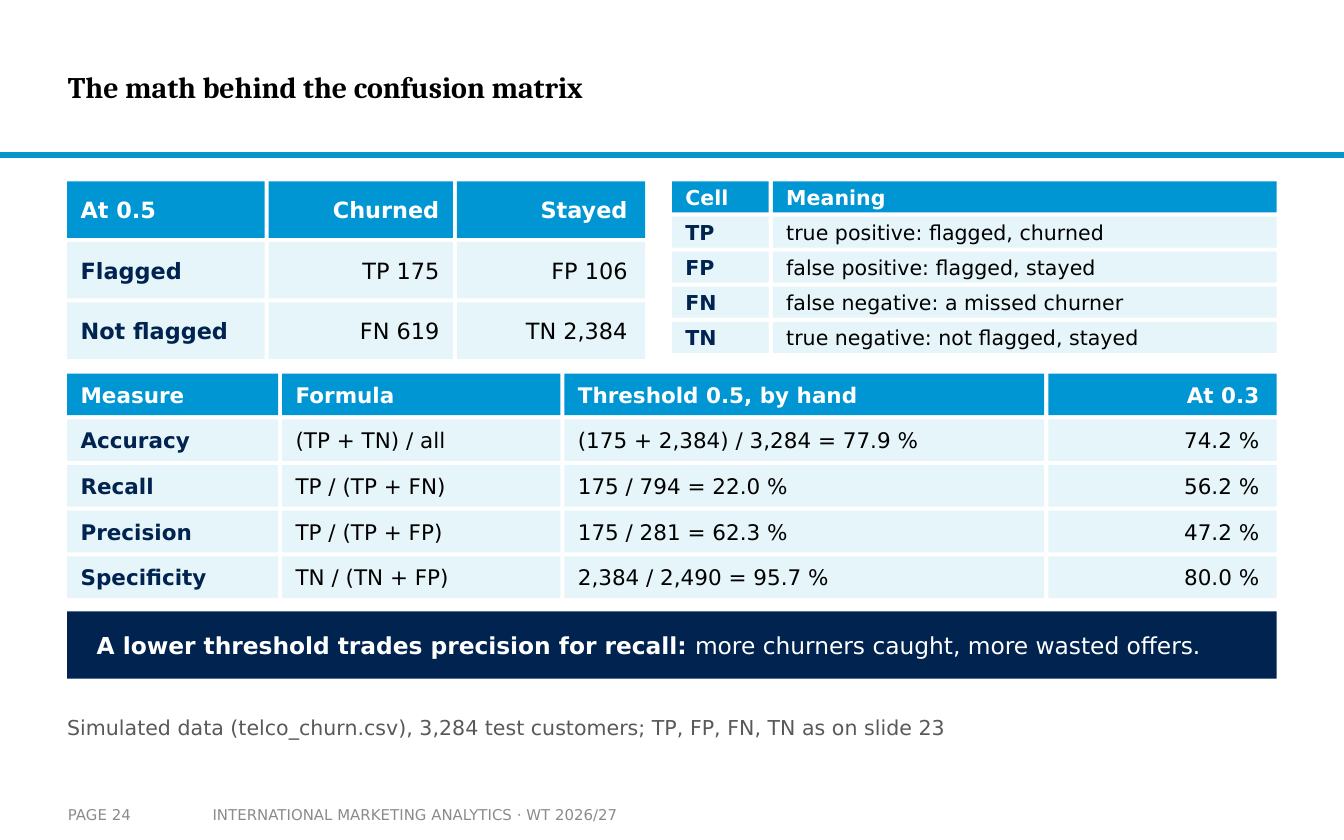
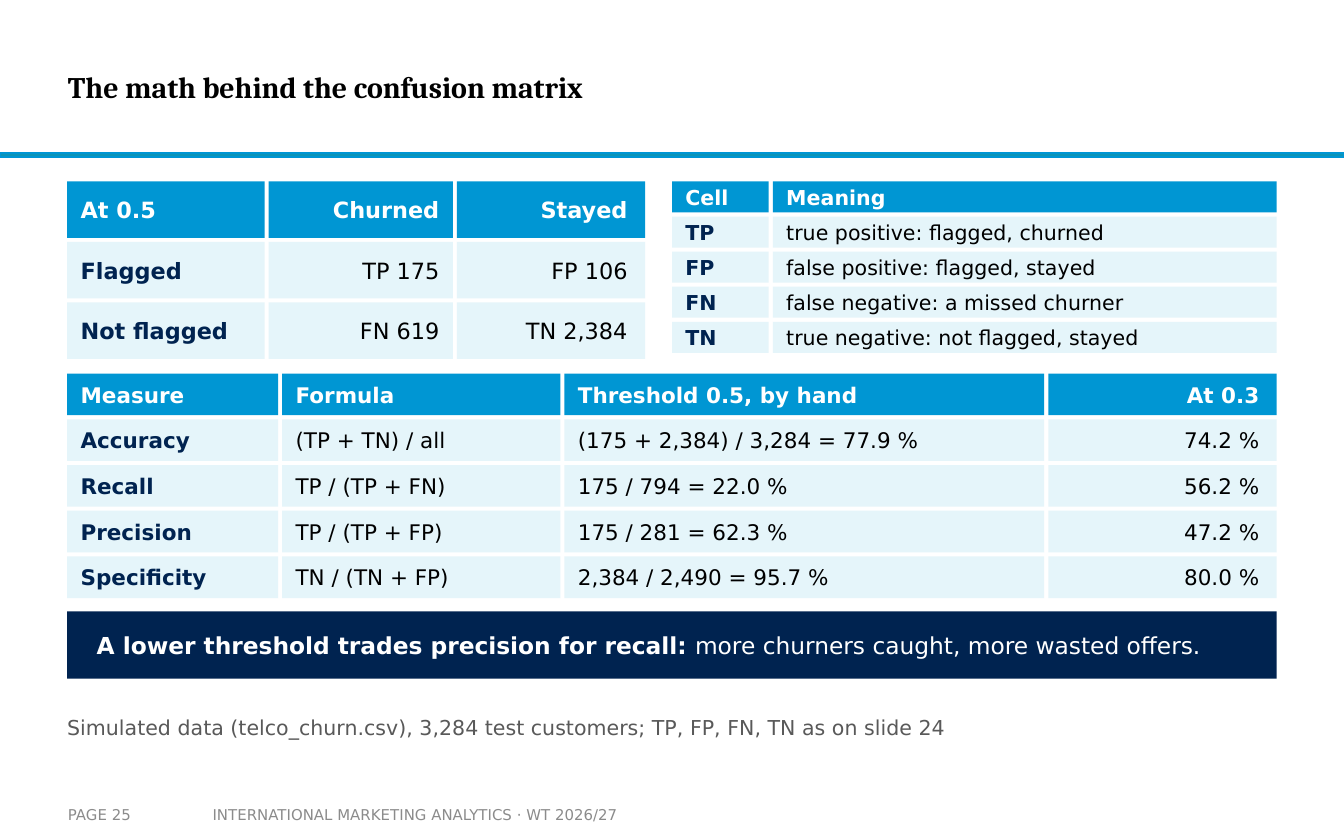
Before and after one commit to arnefloh-wu/international-marketing-analytics-teaching, a slide deck: slide 25 of slides/logistic-regression-in-international-marketing_WT26-27.pptx (slide 24 before the commit). Drawn at 1344x840 pixels with LibreOffice and Linux fonts; fonts in the diff are those of the drawing; background and template pictures are left out. Boxes give left, top, right and bottom in pixels: in the first picture for what was removed or moved away, otherwise in the second. Text is boxed around its words. In the diff, an @@ line names an element or a change of style, - is before the commit and + after.

```diff
--- a/slides/logistic-regression-in-international-marketing_WT26-27.pptx
+++ b/slides/logistic-regression-in-international-marketing_WT26-27.pptx
@@ text at <box>67,719,945,740</box>: text changed @@
-Simulated data (telco_churn.csv), 3,284 test customers; TP, FP, FN, TN as on slide 23
+Simulated data (telco_churn.csv), 3,284 test customers; TP, FP, FN, TN as on slide 24
@@ page number at <box>68,809,131,820</box>: text changed @@
-PAGE 24
+PAGE 25
```
Also in this commit, not shown: 1 slide added, 3 other files.
